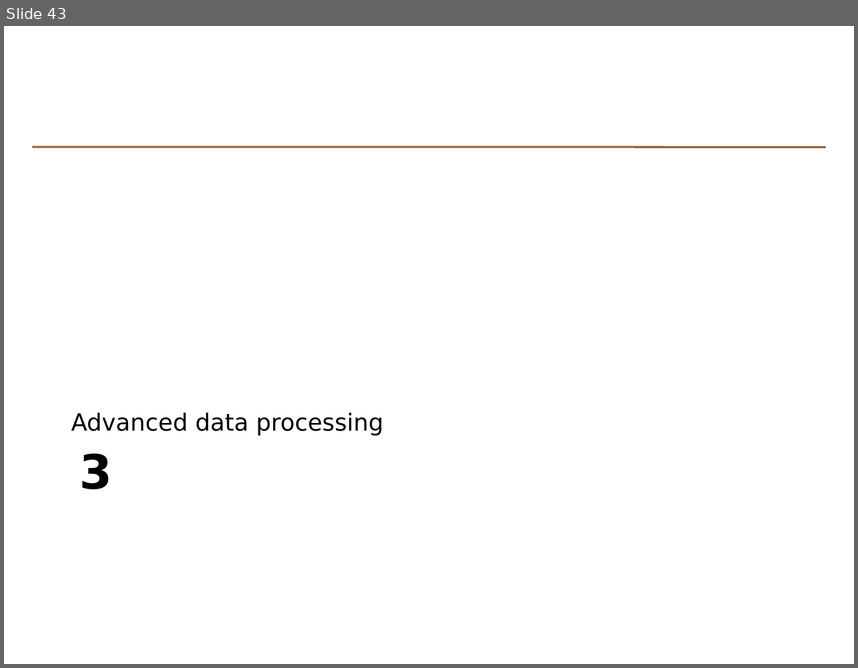
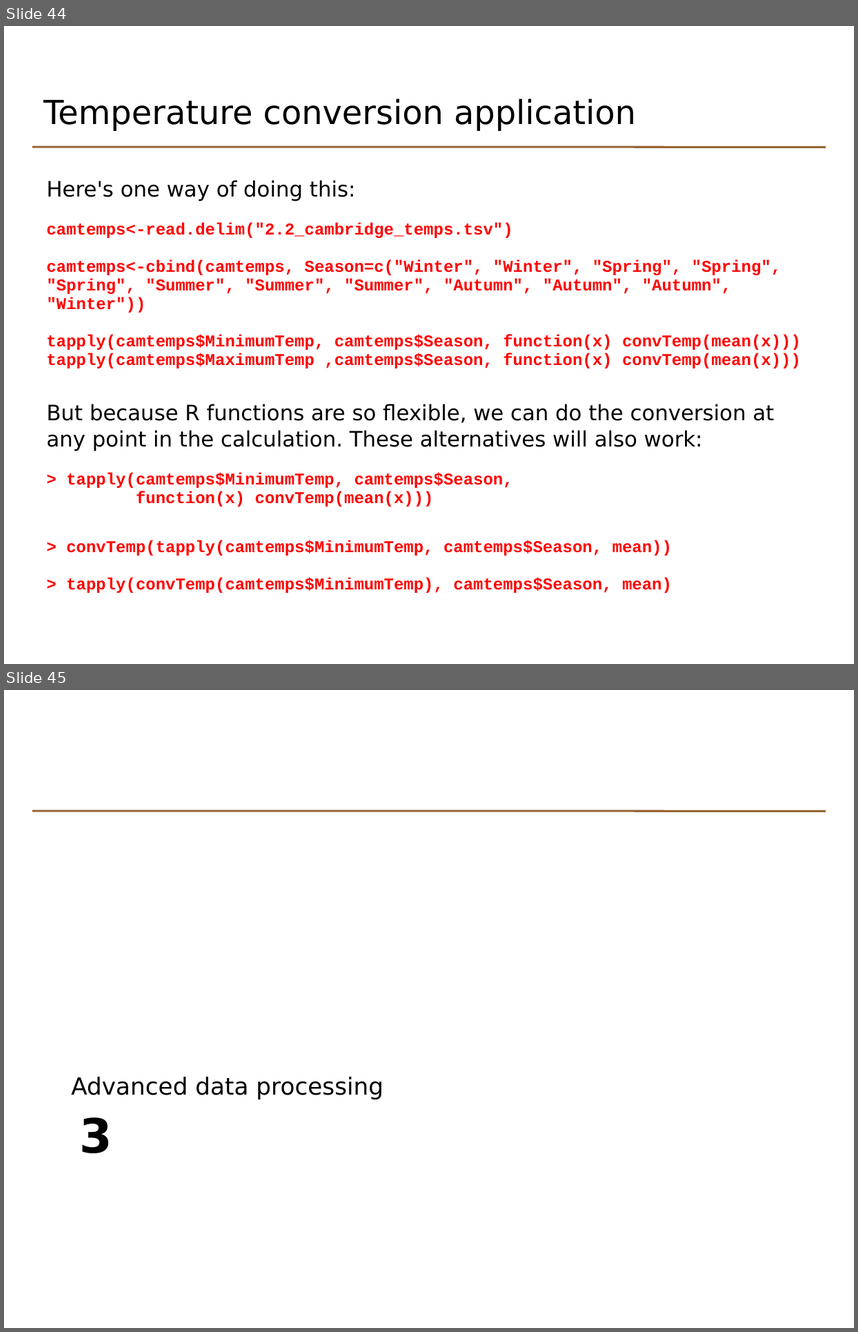
Before and after one commit to johnomics/basicr, a slide deck: Basic_R_Day_2_slides.odp. Shown one above the other, each under a label of ours: slide 43 before the commit, slides 44 and 45 after it. The pictures are 858x668 and 858x1332 pixels, drawn with LibreOffice and Linux fonts; fonts in the diff are those of the drawing. Boxes give left, top, right and bottom in pixels: in the first picture for what was removed or moved away, otherwise in the second. Text is boxed around its words. In the diff, an @@ line names an element or a change of style, - is before the commit and + after.

Commit message:
Rework function section

```diff
--- a/Basic_R_Day_2_slides.odp
+++ b/Basic_R_Day_2_slides.odp
@@ slide 44 added at box(4, 26, 854, 664), background #FFFFFF; not listed: 1 template element that a slide beside it also shows @@
@@ text added at box(43, 98, 636, 131), 28 pt, text #000000 @@
+Temperature conversion application
@@ text added at box(47, 180, 801, 592), 14 pt, text #FF0000, bold @@
+Here's one way of doing this:
+camtemps<-read.delim("2.2_cambridge_temps.tsv")
+camtemps<-cbind(camtemps, Season=c("Winter", "Winter", "Spring", "Spring", "Spring", "Summer", "Summer", "Summer", "Autumn", "Autumn", "Autumn", "Winter"))
+tapply(camtemps$MinimumTemp, camtemps$Season, function(x) convTemp(mean(x)))
+tapply(camtemps$MaximumTemp ,camtemps$Season, function(x) convTemp(mean(x)))
+But because R functions are so flexible, we can do the conversion at any point in the calculation. These alternatives will also work:
+> tapply(camtemps$MinimumTemp, camtemps$Season,
+function(x) convTemp(mean(x)))
+> convTemp(tapply(camtemps$MinimumTemp, camtemps$Season, mean))
+> tapply(convTemp(camtemps$MinimumTemp), camtemps$Season, mean)
@@ what was slide 43 is now slide 45 @@
```
Also in this commit, not shown: 7 slides changed, 7 other slides added, 6 slides removed, 2 other files.
